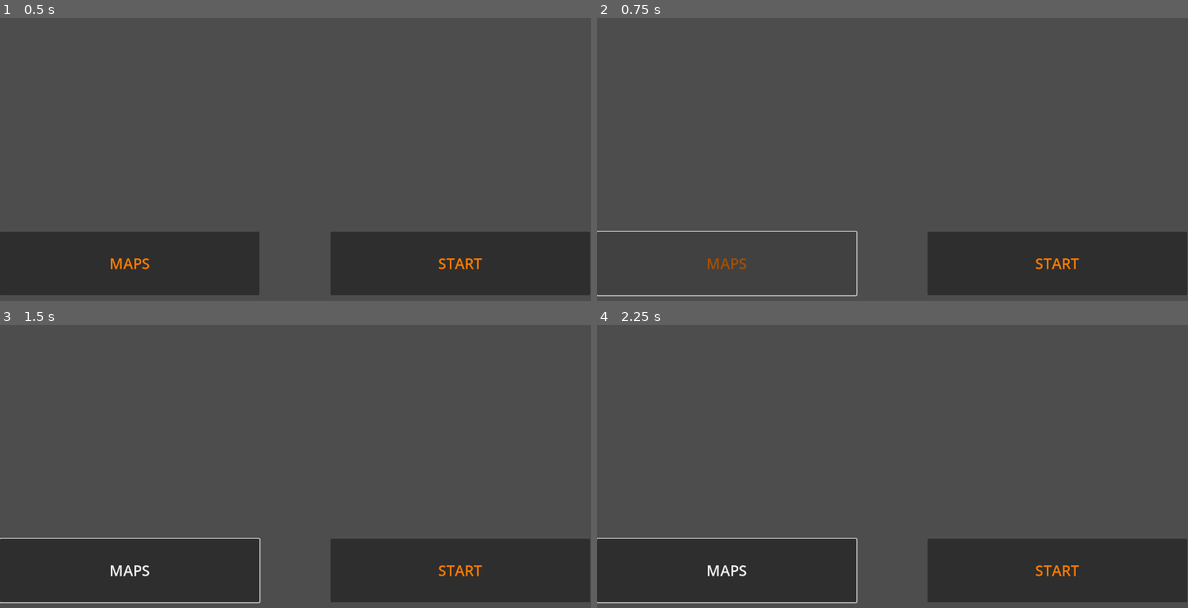
Above: before the commit, frames 1-4 (two rows, left to right).
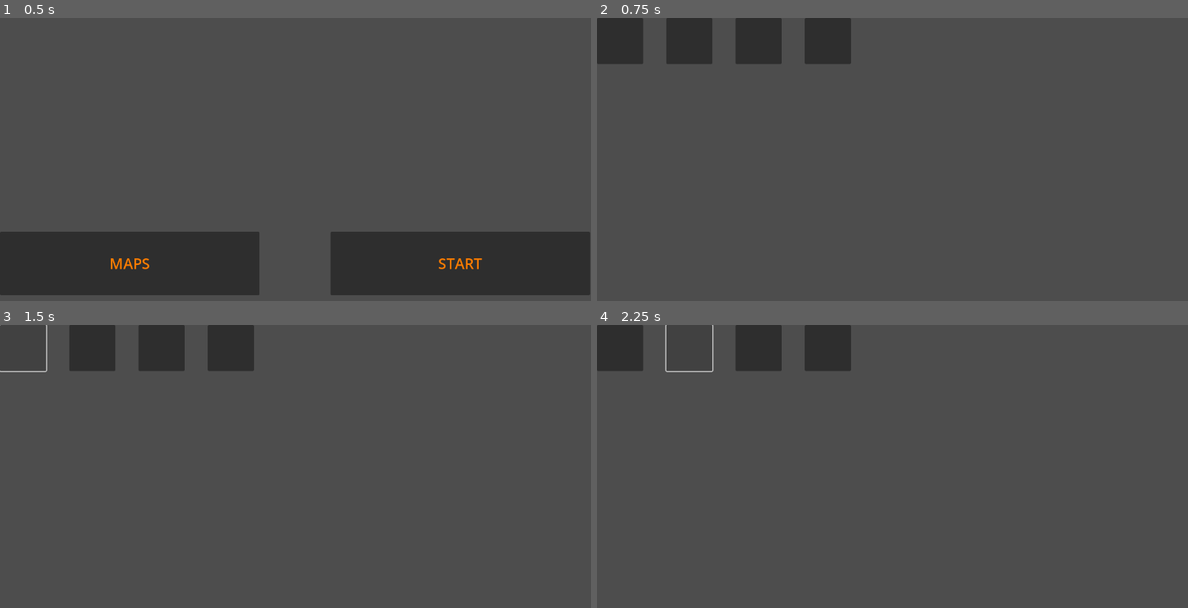
Above: after the commit, the same moments.

Repository: CharlesTheIdiot/Corner_Strike_Mobile
Game: Godot game, scene res://Menu.tscn
Same seed, same stepped clock (60 frames per second), same inputs: the game is played once before the commit and once after it. The project has no main scene, so this scene is started directly.
Inputs (mouse positions are in pixels of both pictures, inside the frame that each line leads up to):
- Up to frame 1 (0.5 s): no input
- Up to frame 2 (0.75 s): click "MAPS" at 0.5 s
- Up to frame 3 (1.5 s): click (23, 347) at 1.27 s
- Up to frame 4 (2.25 s): click (691, 347) at 2.02 s

Frame 1 is identical in both runs. In frame 2, 15% of the frame differs, in the area x 0-100%, y 0-99%; in frame 3, 24%; in frame 4, 24%.

Commit message:
Menu and map select

Diff:
--- /dev/null
+++ b/Menu.gd
@@ -0,0 +1,15 @@
+extends Control
+
+
+# Called when the node enters the scene tree for the first time.
+func _ready():
+	pass # Replace with function body.
+
+
+# Called every frame. 'delta' is the elapsed time since the previous frame.
+func _process(delta):
+	pass
+
+
+func _on_maps_pressed():
+	get_tree().change_scene_to_file("res://map_select.tscn")
--- a/Menu.tscn
+++ b/Menu.tscn
@@ -1,5 +1,6 @@
-[gd_scene load_steps=2 format=3 uid="uid://bd00w06i0tsle"]
+[gd_scene load_steps=3 format=3 uid="uid://bd00w06i0tsle"]
 
+[ext_resource type="Script" path="res://Menu.gd" id="1_1177j"]
 [ext_resource type="Theme" uid="uid://b6dgyk6ivh1aw" path="res://Menu Theme.tres" id="1_c81fo"]
 
 [node name="Menu" type="Control"]
@@ -11,6 +12,7 @@
 offset_bottom = -4.0
 grow_horizontal = 2
 grow_vertical = 2
+script = ExtResource("1_1177j")
 
 [node name="Maps" type="Button" parent="."]
 layout_mode = 0
@@ -28,3 +30,5 @@
 offset_bottom = 606.0
 theme = ExtResource("1_c81fo")
 text = "START"
+
+[connection signal="pressed" from="Maps" to="." method="_on_maps_pressed"]
--- /dev/null
+++ b/map_select.gd
@@ -0,0 +1,27 @@
+extends Control
+
+var selected_map = "Map1"
+
+
+func _ready():
+	pass
+
+
+func _process(_delta):
+	pass
+
+
+func _on_map_1_pressed():
+	selected_map = "Map1"
+
+
+func _on_map_2_pressed():
+	selected_map = "Map2"
+
+
+func _on_map_3_pressed():
+	selected_map = "Map3"
+
+
+func _on_map_4_pressed():
+	selected_map = "Map4"
--- /dev/null
+++ b/map_select.tscn
@@ -0,0 +1,45 @@
+[gd_scene load_steps=3 format=3 uid="uid://s2x6qq8ktl7e"]
+
+[ext_resource type="Script" path="res://map_select.gd" id="1_e0vkp"]
+[ext_resource type="Theme" uid="uid://b6dgyk6ivh1aw" path="res://Menu Theme.tres" id="1_mn431"]
+
+[node name="Map Select" type="Control"]
+layout_mode = 3
+anchors_preset = 15
+anchor_right = 1.0
+anchor_bottom = 1.0
+grow_horizontal = 2
+grow_vertical = 2
+script = ExtResource("1_e0vkp")
+
+[node name="Map1" type="Button" parent="."]
+layout_mode = 0
+offset_right = 100.0
+offset_bottom = 100.0
+theme = ExtResource("1_mn431")
+
+[node name="Map2" type="Button" parent="."]
+layout_mode = 0
+offset_left = 150.0
+offset_right = 250.0
+offset_bottom = 100.0
+theme = ExtResource("1_mn431")
+
+[node name="Map3" type="Button" parent="."]
+layout_mode = 0
+offset_left = 300.0
+offset_right = 400.0
+offset_bottom = 100.0
+theme = ExtResource("1_mn431")
+
+[node name="Map4" type="Button" parent="."]
+layout_mode = 0
+offset_left = 450.0
+offset_right = 550.0
+offset_bottom = 100.0
+theme = ExtResource("1_mn431")
+
+[connection signal="pressed" from="Map1" to="." method="_on_map_1_pressed"]
+[connection signal="pressed" from="Map2" to="." method="_on_map_2_pressed"]
+[connection signal="pressed" from="Map3" to="." method="_on_map_3_pressed"]
+[connection signal="pressed" from="Map4" to="." method="_on_map_4_pressed"]
